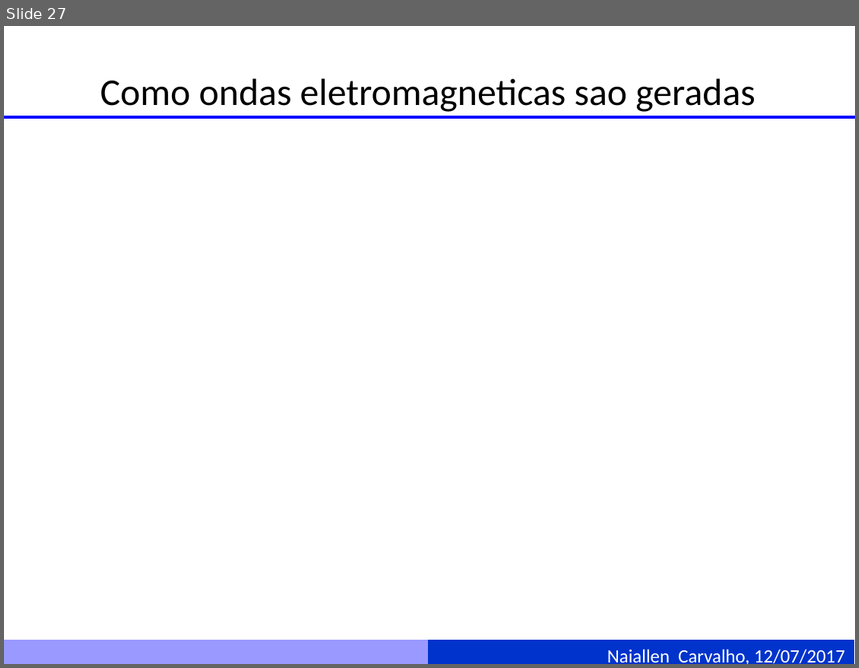
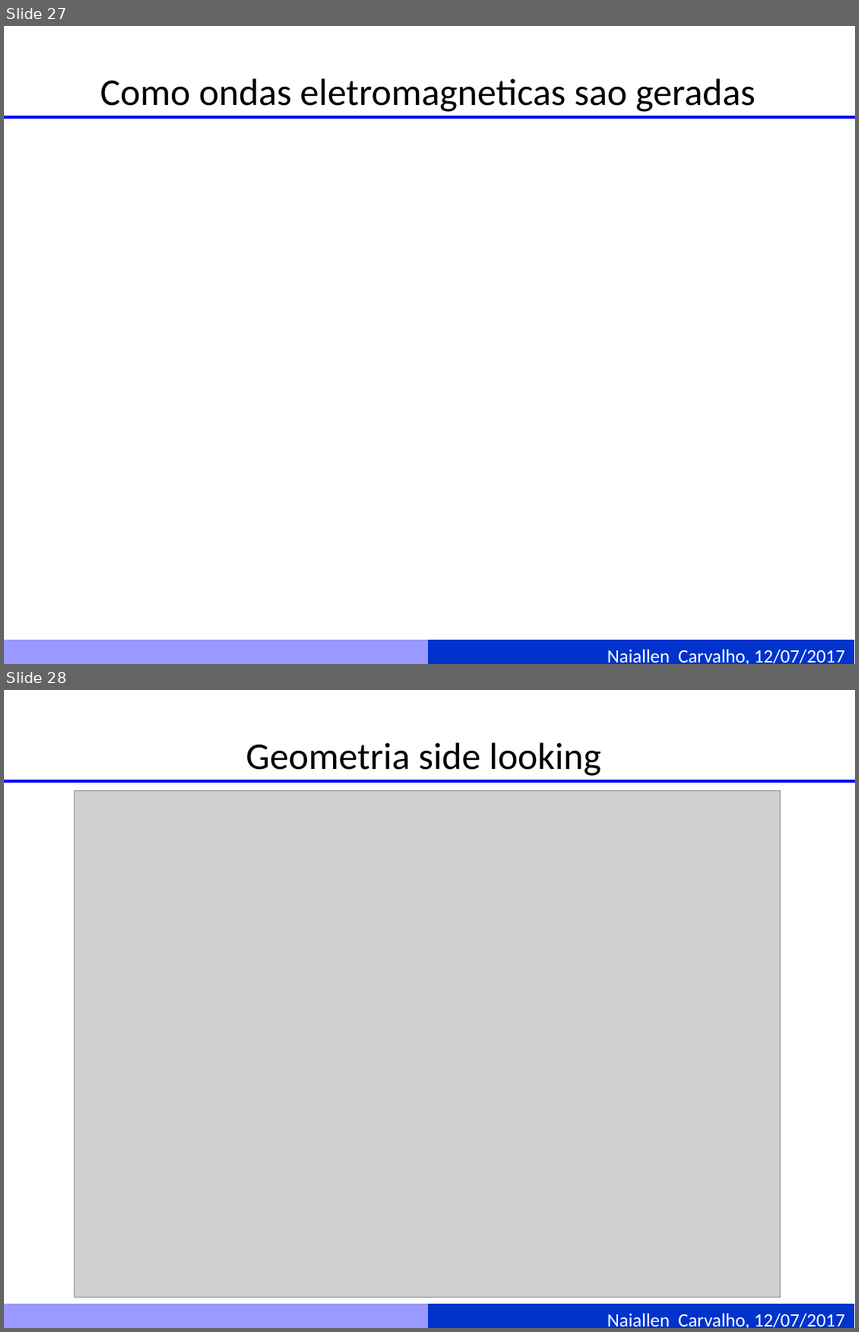
Before and after one commit to naiallen/curso_sar_presentation, a slide deck: Fundamentos de imagens SAR.pptm. Shown one above the other, each under a label of ours: slide 27 before the commit, slides 27 and 28 after it. The pictures are 859x668 and 859x1332 pixels, drawn with LibreOffice and Linux fonts; fonts in the diff are those of the drawing; grey boxes stand for pictures. Boxes give left, top, right and bottom in pixels: in the first picture for what was removed or moved away, otherwise in the second. Text is boxed around its words. In the diff, an @@ line names an element or a change of style, - is before the commit and + after.

```diff
--- a/Fundamentos de imagens SAR.pptm
+++ b/Fundamentos de imagens SAR.pptm
@@ slide 28 added at bbox=[4, 690, 855, 1328], background #FFFFFF; not listed: 3 template elements that a slide beside it also shows @@
@@ title added at bbox=[246, 742, 601, 776], 32 pt, text #000000 @@
+Geometria side looking
@@ picture added at bbox=[75, 791, 780, 1298] @@
```
Also in this commit, not shown: 13 other slides added, 1 slide removed.
